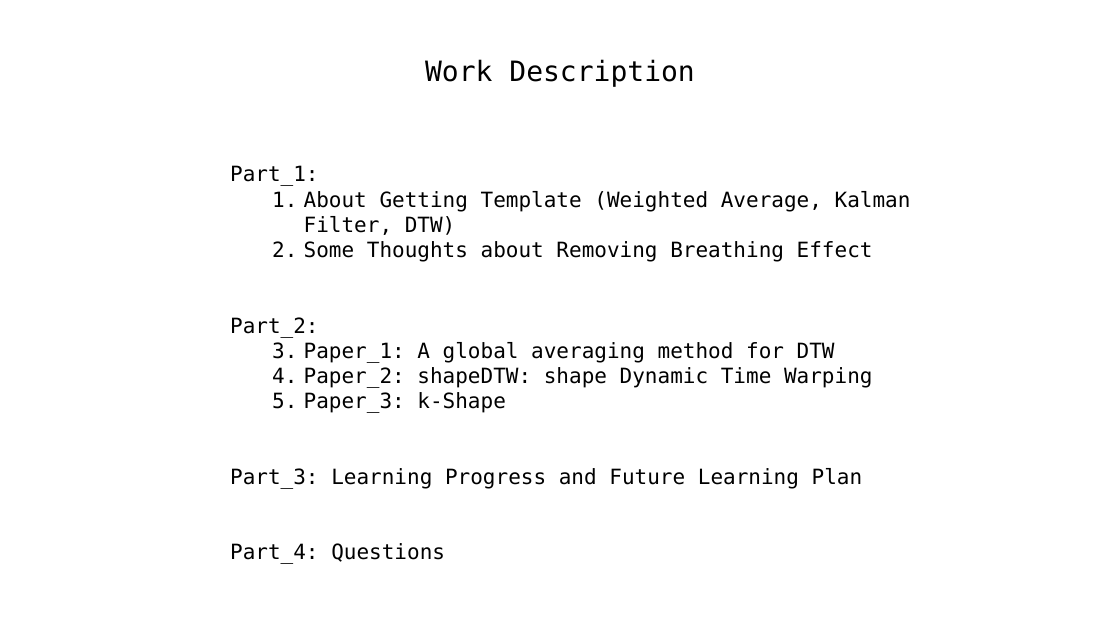
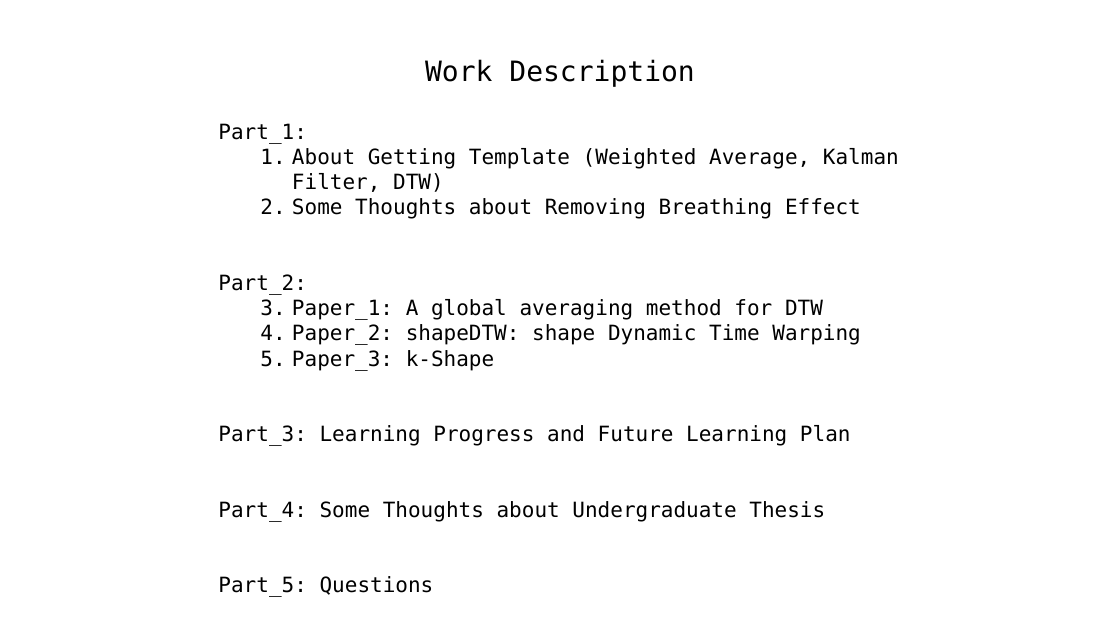
Before and after one commit to A-Big-Tortoise/Presentation, a slide deck: slide 2 of Presentation_1106_JiayuChen.pptx. Drawn at 1120x630 pixels with LibreOffice and Linux fonts; fonts in the diff are those of the drawing. Boxes give left, top, right and bottom in pixels: in the first picture for what was removed or moved away, otherwise in the second. Text is boxed around its words. In the diff, an @@ line names an element or a change of style, - is before the commit and + after.

```diff
--- a/Presentation_1106_JiayuChen.pptx
+++ b/Presentation_1106_JiayuChen.pptx
@@ text "Part_1:": place and size @@
-text "Part_1:" at (230,165,911,562)
+text "Part_1:" at (218,123,899,597)
@@ text at (218,501,825,597): text changed @@
-Part_4: Questions
+Part_4: Some Thoughts about Undergraduate Thesis
+Part_5: Questions
```
Also in this commit, not shown: 11 other slides changed, 4 slides added, 7 slides removed.
